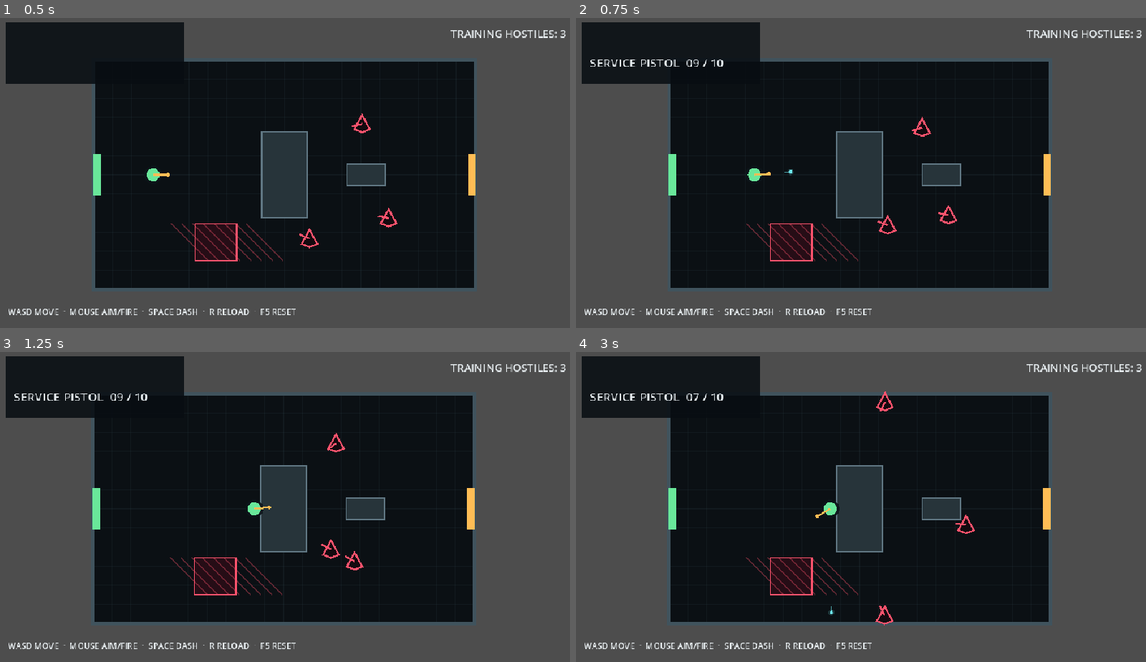
Above: before the commit, frames 1-4 (two rows, left to right).
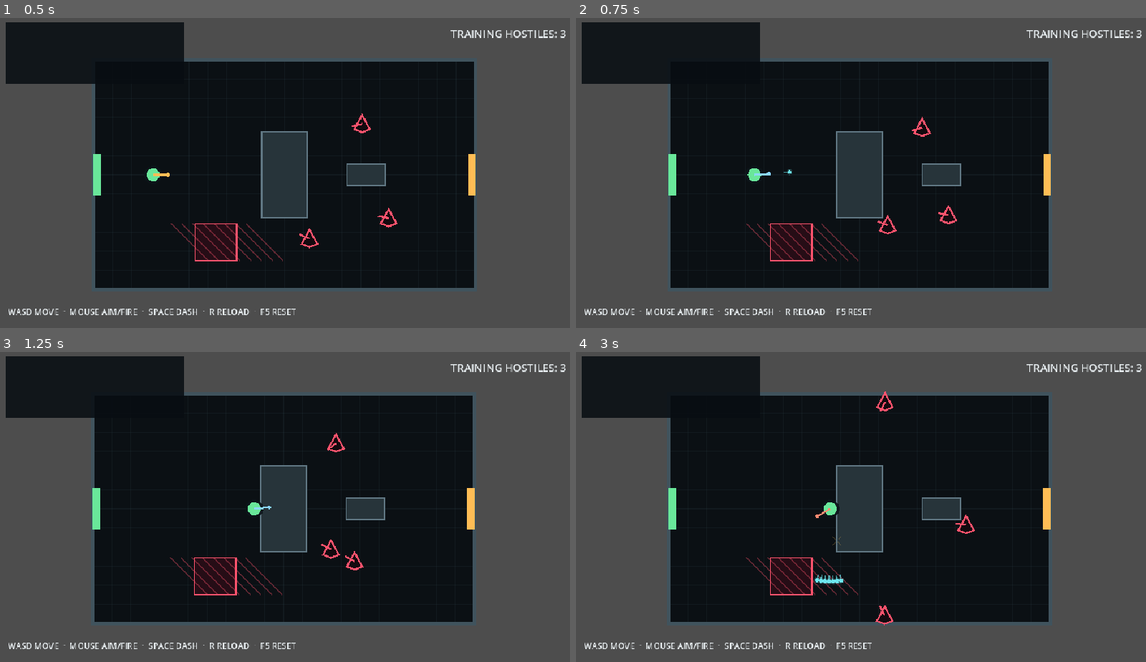
Above: after the commit, the same moments.

Repository: donly987647-max/Topdown-roguelite
Game: Godot game, scene res://scenes/main/Main.tscn
The game is run twice, just before and just after one commit, with the same random seed, the same clock (stepped at 60 frames per second) and the same inputs.
Inputs (mouse positions are in pixels of both pictures, inside the frame that each line leads up to):
- Up to frame 1 (0.5 s): no input
- Up to frame 2 (0.75 s): tap Enter at 0.5 s; move the mouse to (986, 157) at 0.52 s; hold D (move_right) from 0.53 s (still down); tap Q (weapon_next) at 0.6 s; click (986, 157) at 0.67 s
- Up to frame 3 (1.25 s): keep holding D (move_right)
- Up to frame 4 (3 s): release D (move_right) at 1.25 s; drag from (747, 525) to (832, 572) at 1.27 s; move the mouse to (918, 438) at 2.02 s; hold D (move_right) 2.03-2.75 s; tap Space (dash) at 2.1 s; tap Q (weapon_next) at 2.3 s; drag from (832, 572) to (690, 460) at 2.77 s

Frame 1 is identical in both runs. In frame 2, 0.3% of the frame differs, in the area x 2-39%, y 13-52%; in frame 3, 0.2%; in frame 4, 0.4%, in the area x 2-48%, y 13-85%.

Commit message:
Integrate three P2 weapon frames into player runtime

Diff:
--- a/scripts/player/player_controller.gd
+++ b/scripts/player/player_controller.gd
@@ -14,7 +14,9 @@
 var aim_direction := Vector2.RIGHT
 var room_controller: Node
 var health_component: HealthComponent
-var weapon: ServicePistol
+var weapon: PrototypeWeapon
+var weapon_frames: Array[WeaponFrameData] = []
+var weapon_index := 0
 var _dash_elapsed := 0.0
 var _dash_recovery_remaining := 0.0
 var _dash_cooldown_remaining := 0.0
@@ -38,20 +40,22 @@
 	health_component.changed.connect(_on_health_changed)
 	health_component.damaged.connect(_on_damaged)
 	health_component.died.connect(_on_died)
-	weapon = ServicePistol.new()
-	weapon.name = "ServicePistol"
+	weapon_frames = WeaponFrameCatalog.all_frames()
+	weapon = PrototypeWeapon.new()
+	weapon.name = "PrototypeWeapon"
 	add_child(weapon)
-	weapon.setup(self)
 	weapon.ammo_state_changed.connect(_on_ammo_state_changed)
+	weapon.frame_changed.connect(_on_weapon_frame_changed)
+	weapon.setup(self, weapon_frames[weapon_index])
 	EventBus.player_spawned.emit(self)
 	_on_health_changed(health_component.get_snapshot())
-	_on_ammo_state_changed(weapon.current_ammo, ServicePistol.MAGAZINE_CAPACITY, false)
 	queue_redraw()
 
 func _physics_process(delta: float) -> void:
 	_dash_cooldown_remaining = maxf(0.0, _dash_cooldown_remaining - delta)
 	_flash_remaining = maxf(0.0, _flash_remaining - delta)
 	var command := InputRouter.get_command_snapshot(global_position)
+	_handle_weapon_selection(command)
 	aim_direction = command.aim
 	weapon.set_aim(aim_direction)
 	if _dash_elapsed > 0.0:
@@ -70,6 +74,23 @@
 			weapon.start_reload()
 	if Input.is_action_just_pressed("reset_room"):
 		EventBus.run_reset_requested.emit()
+	queue_redraw()
+
+func _handle_weapon_selection(command: Dictionary) -> void:
+	var requested_slot := int(command.get("weapon_slot", -1))
+	if requested_slot >= 0:
+		_equip_weapon_index(requested_slot)
+	elif bool(command.get("weapon_next", false)):
+		_equip_weapon_index(weapon_index + 1)
+
+func _equip_weapon_index(next_index: int) -> void:
+	if weapon_frames.is_empty():
+		return
+	var wrapped_index := posmod(next_index, weapon_frames.size())
+	if wrapped_index == weapon_index and weapon.frame != null:
+		return
+	weapon_index = wrapped_index
+	weapon.equip_frame(weapon_frames[weapon_index])
 	queue_redraw()
 
 func _process_normal_movement(input_vector: Vector2, delta: float) -> void:
@@ -122,13 +143,20 @@
 		return true
 	return false
 
+func get_weapon_snapshot() -> Dictionary:
+	return weapon.get_snapshot() if weapon != null else {}
+
 func _on_health_changed(snapshot: Dictionary) -> void:
 	var merged := snapshot.duplicate()
 	merged["dash_ready"] = _dash_cooldown_remaining <= 0.0 and not is_dashing()
 	EventBus.player_stats_changed.emit(merged)
 
 func _on_ammo_state_changed(current: int, capacity: int, reloading: bool) -> void:
-	EventBus.ammo_changed.emit(current, capacity, reloading)
+	var display_name := weapon.get_display_name() if weapon != null else "NO WEAPON"
+	EventBus.ammo_changed.emit(current, capacity, reloading, display_name)
+
+func _on_weapon_frame_changed(_frame_id: StringName, _display_name: String) -> void:
+	queue_redraw()
 
 func _on_damaged(health_damage: float, source_position: Vector2) -> void:
 	_flash_remaining = 0.16
@@ -146,9 +174,11 @@
 	var body_color := Color("ffffff") if _flash_remaining > 0.0 else Color("69e79a")
 	if is_dashing():
 		body_color = Color("6de7ef")
+	var weapon_colors := [Color("ffbd55"), Color("8bd8ff"), Color("ff8b72")]
+	var weapon_color: Color = weapon_colors[clampi(weapon_index, 0, weapon_colors.size() - 1)]
 	draw_circle(Vector2.ZERO, 15.0, Color(0.05, 0.08, 0.1, 0.9))
 	draw_circle(Vector2.ZERO, 11.0, body_color)
-	draw_line(Vector2.ZERO, aim_direction * 25.0, Color("ffbd55"), 3.0)
-	draw_circle(aim_direction * 25.0, 3.0, Color("ffbd55"))
+	draw_line(Vector2.ZERO, aim_direction * 25.0, weapon_color, 3.0)
+	draw_circle(aim_direction * 25.0, 3.0, weapon_color)
 	if is_dash_invulnerable():
 		draw_arc(Vector2.ZERO, 19.0, 0.0, TAU, 32, Color("6de7ef"), 2.0)
